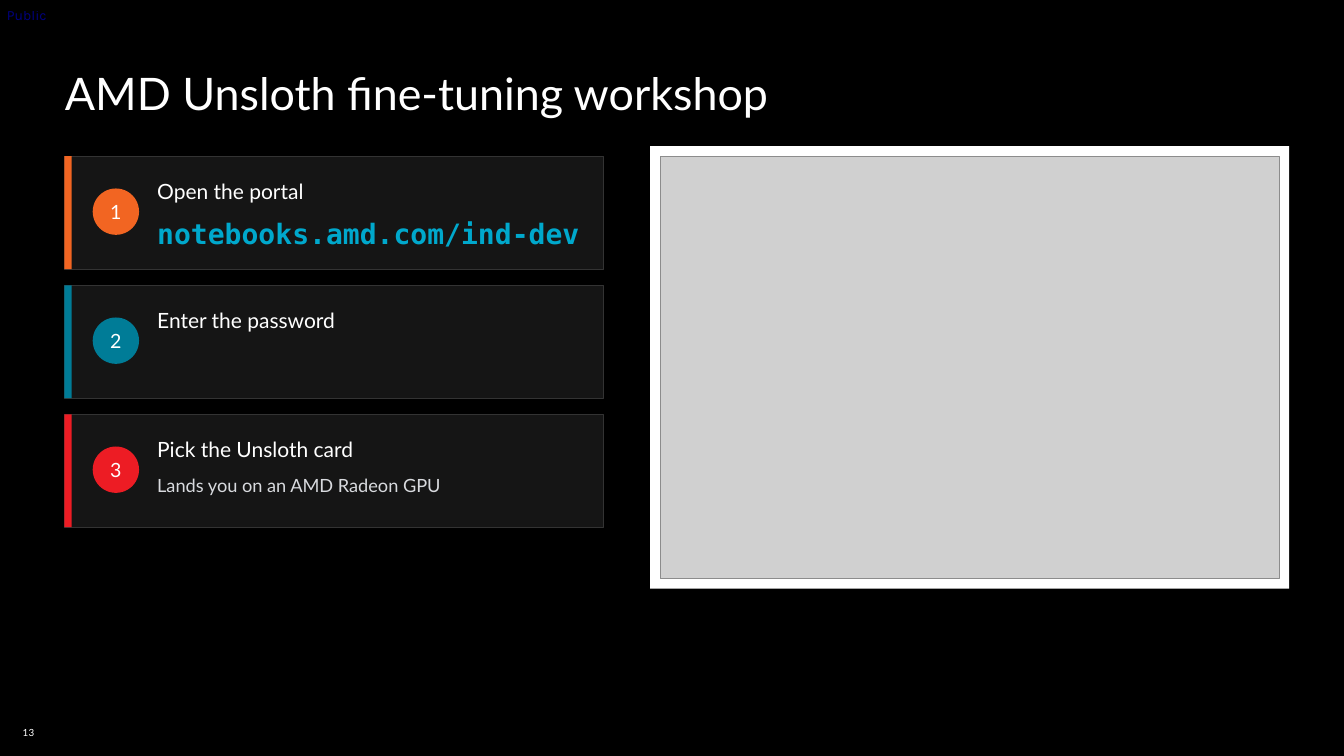
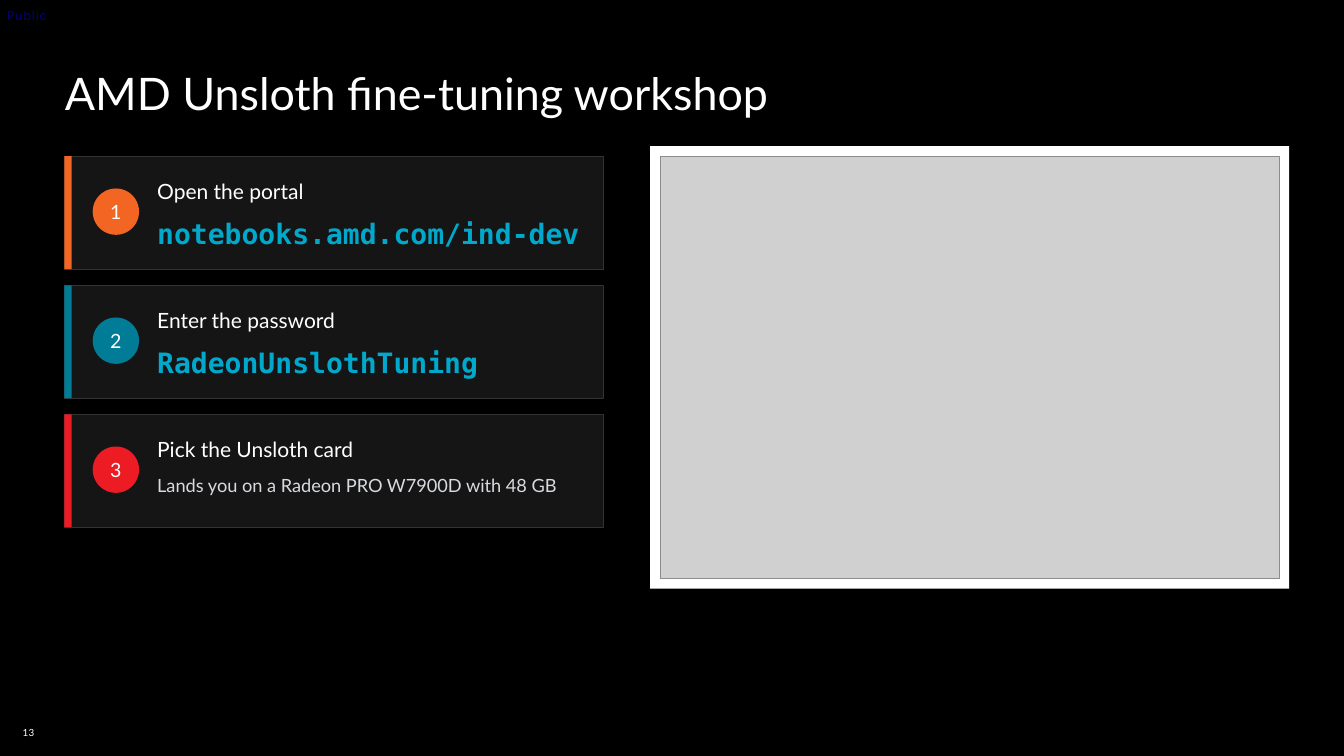
Before and after one commit to TwelveNights/Unsloth-RL-Workshop-on-Radeon, a slide deck: slide 13 of docs/AMD-Unsloth-GRPO-Fine-tuning1.pptx. Drawn at 1344x756 pixels with LibreOffice and Linux fonts; fonts in the diff are those of the drawing; grey boxes stand for pictures; background and template pictures are left out. Boxes give left, top, right and bottom in pixels: in the first picture for what was removed or moved away, otherwise in the second. Text is boxed around its words. In the diff, an @@ line names an element or a change of style, - is before the commit and + after.

```diff
--- a/docs/AMD-Unsloth-GRPO-Fine-tuning1.pptx
+++ b/docs/AMD-Unsloth-GRPO-Fine-tuning1.pptx
@@ text added at (x1=157, y1=351, x2=478, y2=379), 20 pt, text #00A8CC, bold @@
+RadeonUnslothTuning
@@ text at (x1=157, y1=478, x2=557, y2=495): text changed @@
-Lands you on an AMD Radeon GPU
+Lands you on a Radeon PRO W7900D with 48 GB
```
Also in this commit, not shown: 12 other slides changed, 2 other files.
